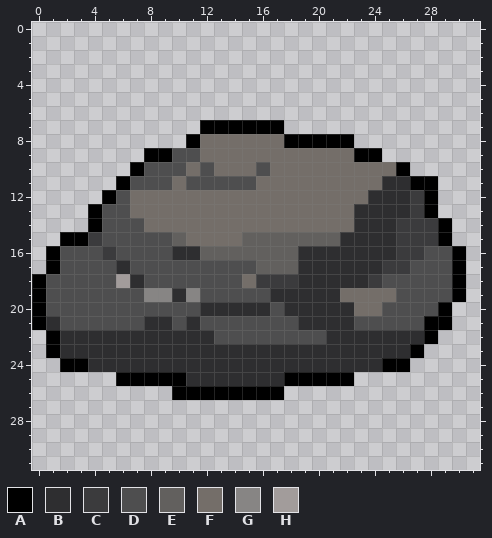
Two versions of one pixel-art file, Story-Witch-Alice/Assets/Data/ArtResourceData/DesignDraft/物品设计稿/石头设计稿.aseprite. Above is the file before it was changed.
32x32 pixels, 1 frame.
Palette (. is transparent): A #000000  B #2e2e30  C #3b3b3d  D #4e4e4f  E #62605e  F #746e69  G #878584  H #a29c9b
Pixels before, first column x 0:
 7 ............AAAAAA.............
 8 ...........AFFFFFFAAAAA........
 9 ........AADDFFFFFFFFFFFAA......
10 .......ADDDFDFFFDFFFFFFFFFA....
11 ......ADDDFDDDDDFFFFFFFFFBBAA..
12 .....ADFFFFFFFFFFFFFFFFFBBBCA..
13 ....ADDFFFFFFFFFFFFFFFFBBBBCA..
14 ....ADDDFFFFFFFFFFFFFFFBBBCCCA.
15 ..AACDDDDDEFFFFEEEEEEEBBBBCCCA.
16 .ADDDCDDDDBBEEEEEEEBBBBBBBCCDDA
17 .ADDDDBDDDDDDDDDEEEBBBBBBCCDDDA
18 ADDDDDHBDDDDDDDFCCCBBBBBCDDDDDA
19 ADDDDDDDGGBGDDDDDBBBBBFFFFDDDDA
20 ADDDDDDDDDDDBBBBBDBBBBBFFDDDDA.
21 ABDDDDDDBBDBDDDDDDDBBBBDDDDDAA.
22 .ABBBBBBBBBBBDDDDDDDDBBBBBBBA..
23 .ABBBBBBBBBBBBBBBBBBBBBBBBBA...
24 ..AABBBBBBBBBBBBBBBBBBBBBAA....
25 ......AAAAABBBBBBBAAAAA........
26 ..........AAAAAAAA.............
After the commit:
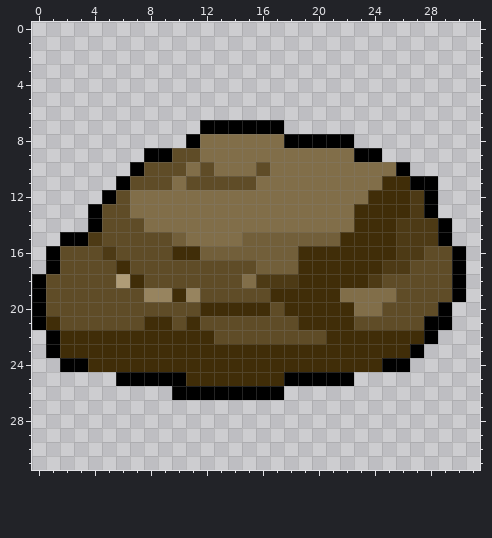
Diff:
layer "图层 2" blend normal -> saturation
layer "图层 3" hue added
colour B: #2e2e30 -> #402d08
colour C: #3b3b3d -> #4d3a15
colour D: #4e4e4f -> #5f4c27
colour E: #62605e -> #725f3a
colour F: #746e69 -> #816e49
colour G: #878584 -> #97845f
colour H: #a29c9b -> #af9c77
Where, in picture pixels (left, top, right, bottom), the same in both pictures:
changed: (46, 134, 452, 386)
